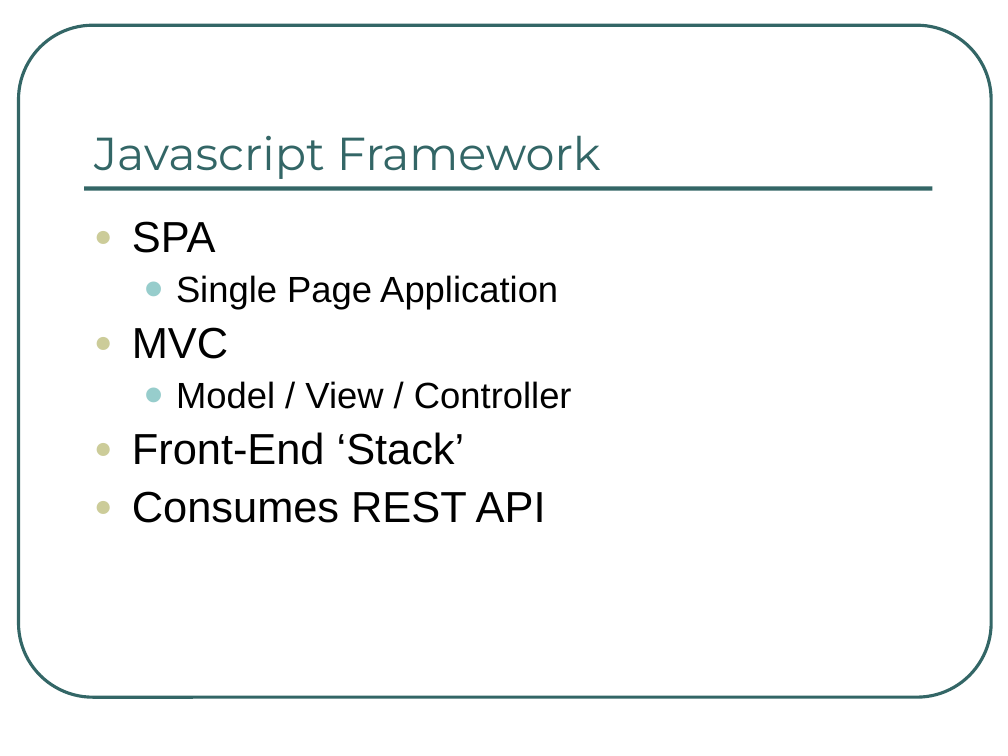
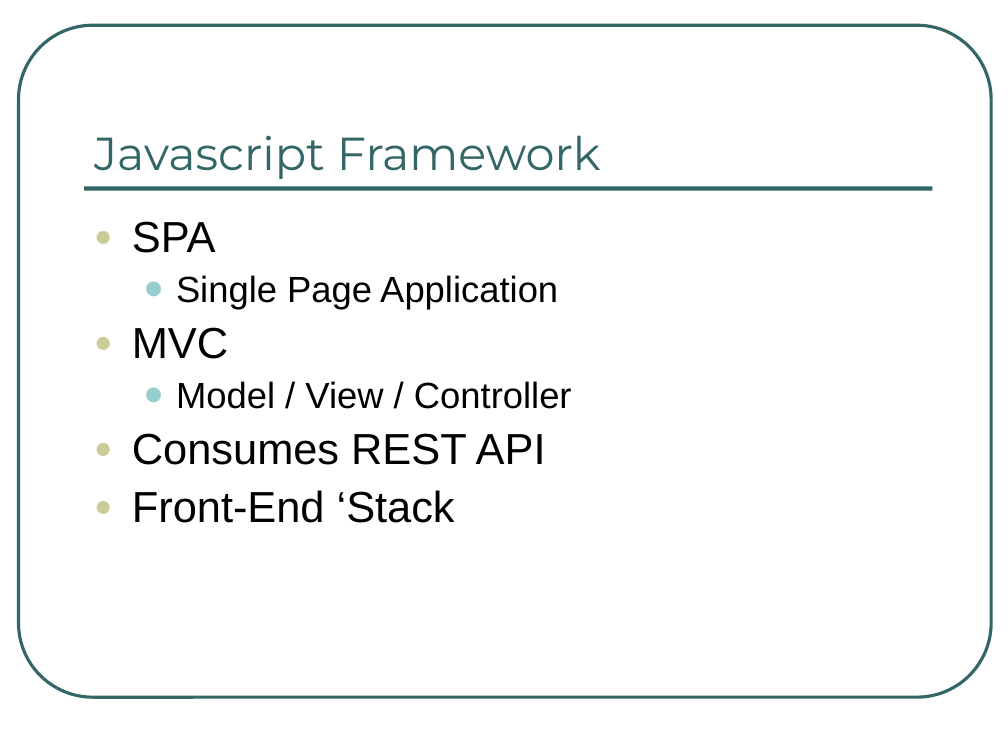
Before and after one commit to ng-al/AngularIntroApp, a slide deck: slide 5 of AngularJS Intro.ppt (slide 4 before the commit). Drawn at 1008x756 pixels with LibreOffice and Linux fonts; fonts in the diff are those of the drawing. Boxes give left, top, right and bottom in pixels: in the first picture for what was removed or moved away, otherwise in the second. Text is boxed around its words. In the diff, an @@ line names an element or a change of style, - is before the commit and + after.

```diff
--- a/AngularJS Intro.ppt
+++ b/AngularJS Intro.ppt
@@ text at bbox=[132, 432, 465, 465]: paragraph removed @@
-● Front-End ‘Stack’
@@ text at bbox=[132, 490, 455, 523]: paragraph added @@
+● Front-End ‘Stack
```
Also in this commit, not shown: 12 other slides changed, 12 slides added, 4 slides removed.
